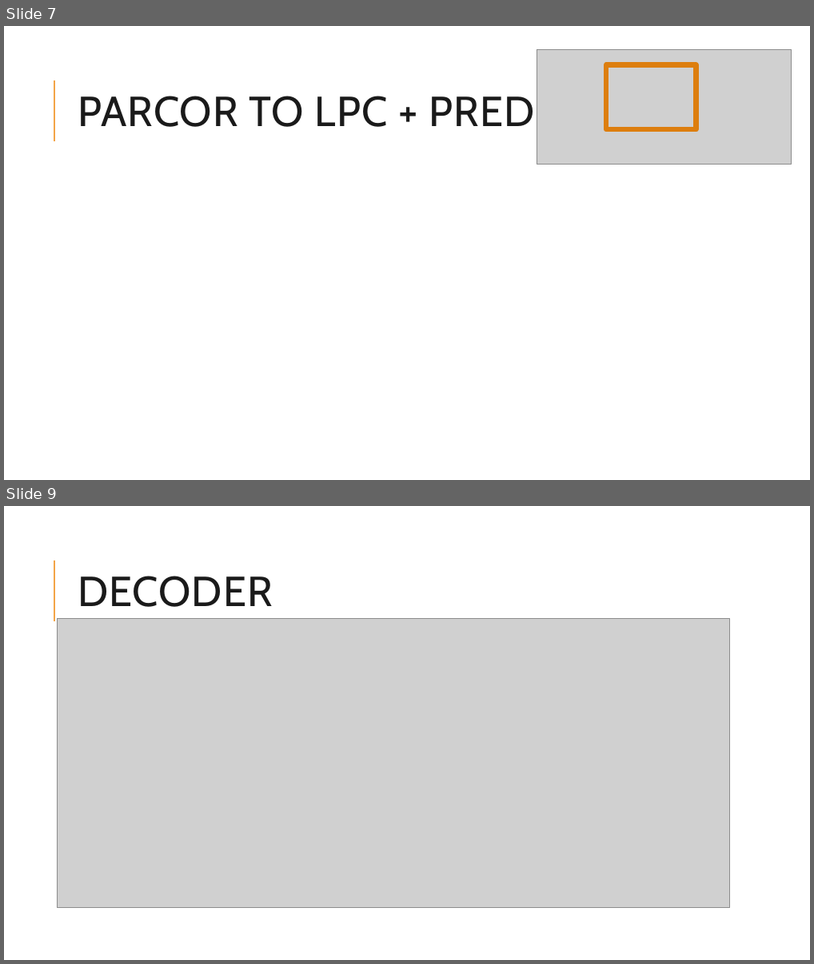
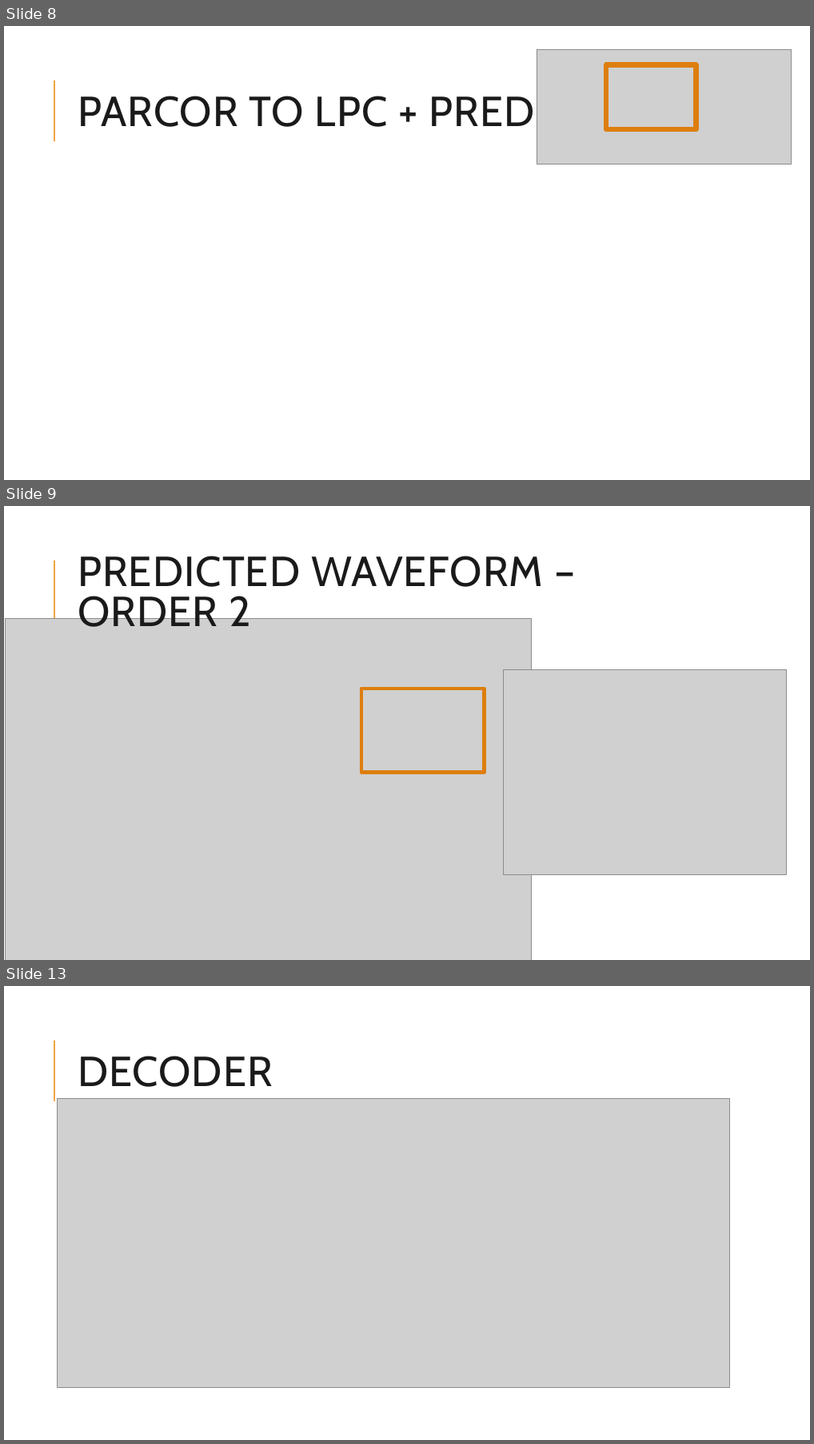
Before and after one commit to paudom/CCAV_1, a slide deck: MPEG 4-LosSeless audio coding.pptx. Shown one above the other, each under a label of ours: slides 7 and 9 before the commit, slides 8, 9 and 13 after it; the slides between them are not shown. The pictures are 814x964 and 814x1444 pixels, drawn with LibreOffice and Linux fonts; fonts in the diff are those of the drawing; grey boxes stand for pictures. Boxes give left, top, right and bottom in pixels: in the first picture for what was removed or moved away, otherwise in the second. Text is boxed around its words. In the diff, an @@ line names an element or a change of style, - is before the commit and + after.

```diff
--- a/MPEG 4-LosSeless audio coding.pptx
+++ b/MPEG 4-LosSeless audio coding.pptx
@@ slide 9 added at (x1=4, y1=506, x2=810, y2=960), background #FFFFFF; not listed: 1 template element that a slide beside it also shows @@
@@ title added at (x1=78, y1=556, x2=544, y2=627), 50 pt, text #1A1A1A @@
+PREDICTED WAVEFORM – ORDER 2
@@ picture added at (x1=6, y1=619, x2=532, y2=960) @@
@@ picture added at (x1=504, y1=669, x2=787, y2=875) @@
@@ rectangle added at (x1=362, y1=688, x2=484, y2=772), outline #DD7E0E 4.5 pt @@
@@ what was slide 7 is now slide 8 @@
@@ what was slide 9 is now slide 13 @@
```
Also in this commit, not shown: 3 slides changed, 4 other slides added, 3 other files.
